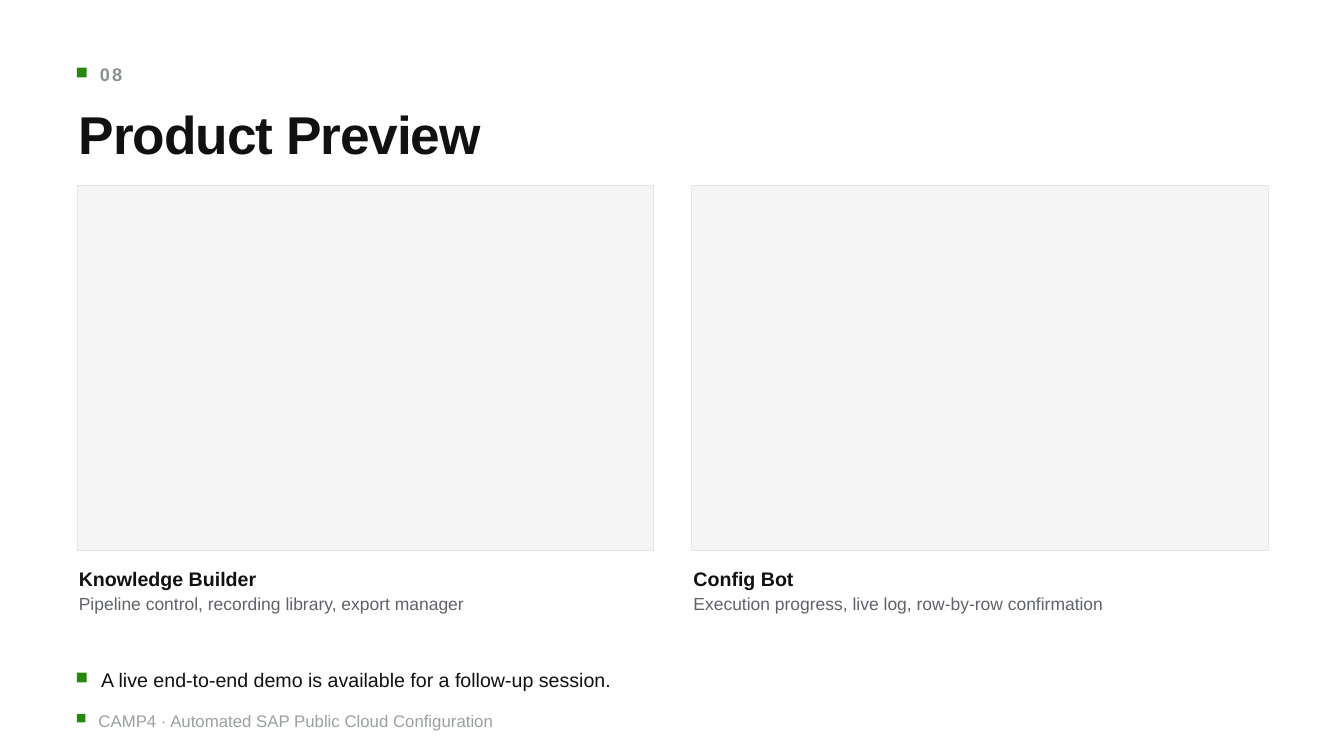
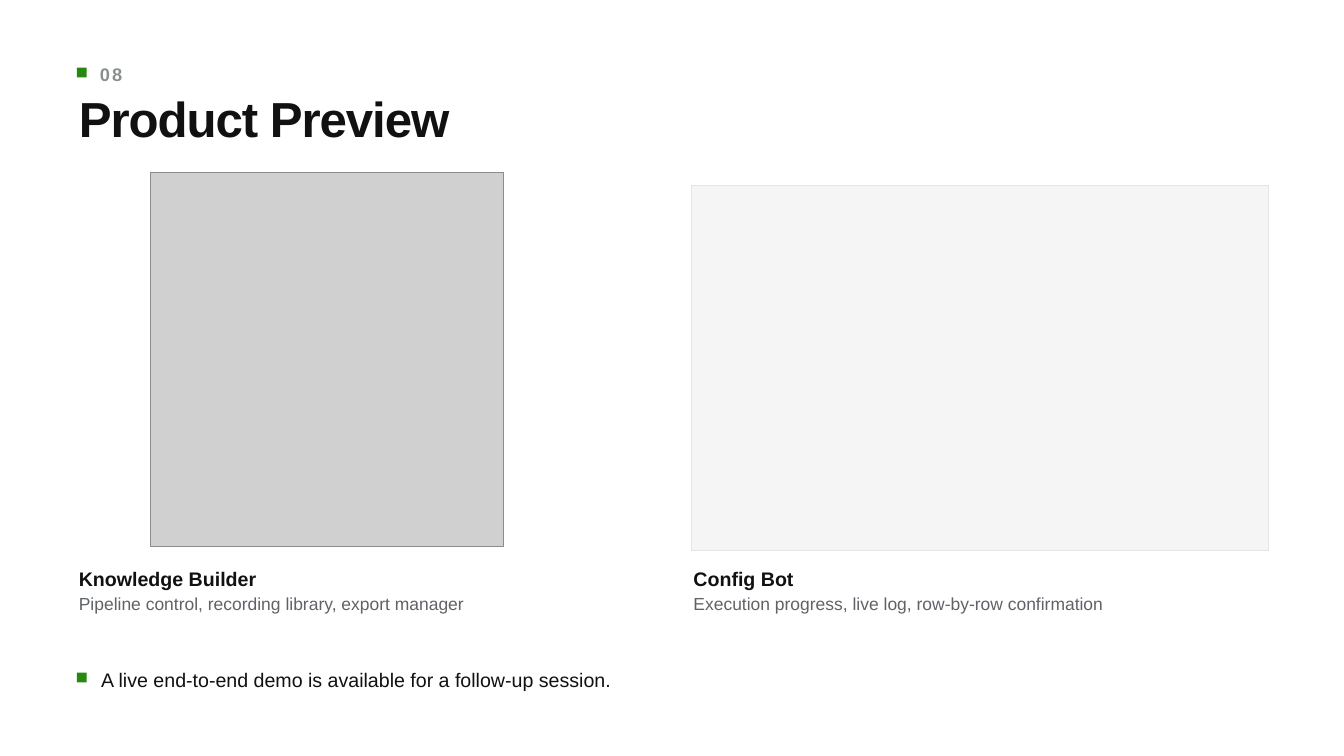
Before and after one commit to mgoethel558/SynchFolder, a slide deck: slide 9 of Temp/CAMP4_SAP_Configuration_Automation.pptx. Drawn at 1344x756 pixels with LibreOffice and Linux fonts; fonts in the diff are those of the drawing; grey boxes stand for pictures. Boxes give left, top, right and bottom in pixels: in the first picture for what was removed or moved away, otherwise in the second. Text is boxed around its words. In the diff, an @@ line names an element or a change of style, - is before the commit and + after.

```diff
--- a/Temp/CAMP4_SAP_Configuration_Automation.pptx
+++ b/Temp/CAMP4_SAP_Configuration_Automation.pptx
@@ text "Product Preview" at bbox=[79, 101, 450, 138]: size 57 to 52.7 pt; line spacing 1.05 to 0.85 @@
@@ picture added at bbox=[150, 173, 503, 546] @@
@@ rectangle removed at bbox=[77, 185, 654, 551] @@
@@ rectangle removed at bbox=[77, 714, 85, 722] @@
@@ text removed at bbox=[98, 715, 493, 731] @@
-CAMP4 · Automated SAP Public Cloud Configuration
```
Also in this commit, not shown: 9 other slides changed, 1 slide removed, 38 other files.
